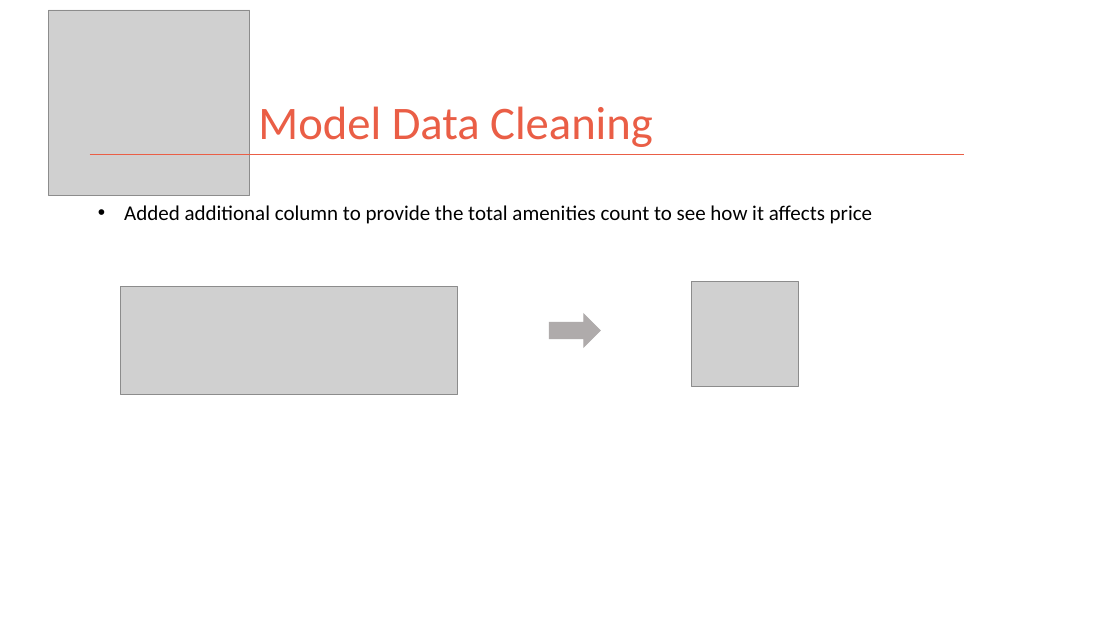
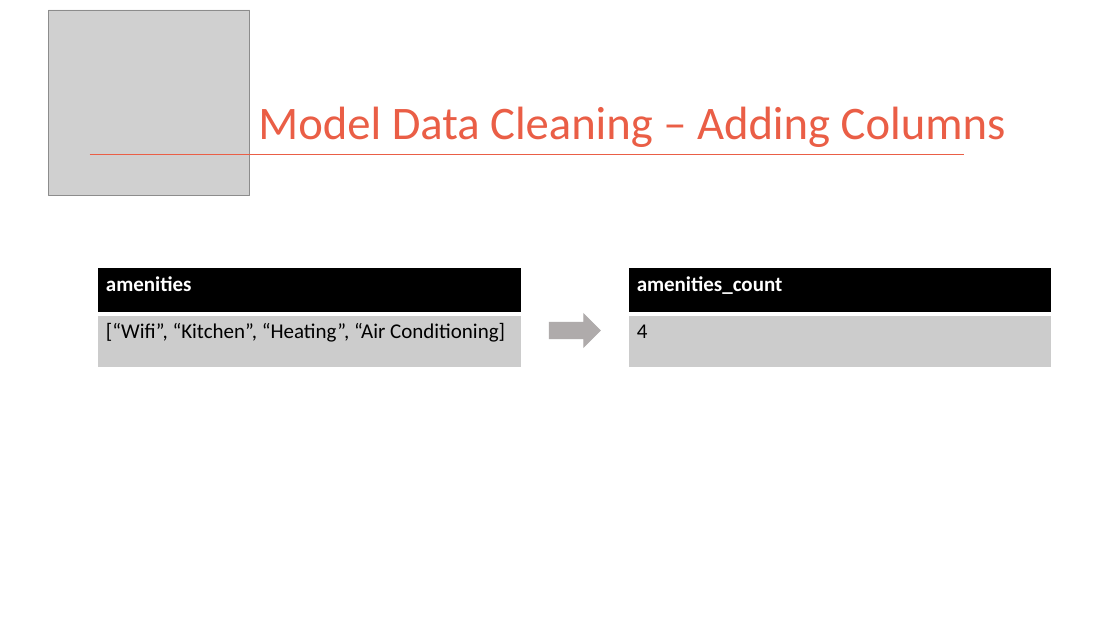
Before and after one commit to kman4/AirbnbPredictions, a slide deck: slide 2 of Airbnb Price Predictions (Model).pptx. Drawn at 1120x630 pixels with LibreOffice and Linux fonts; fonts in the diff are those of the drawing; grey boxes stand for pictures. Boxes give left, top, right and bottom in pixels: in the first picture for what was removed or moved away, otherwise in the second. Text is boxed around its words. In the diff, an @@ line names an element or a change of style, - is before the commit and + after.

```diff
--- a/Airbnb Price Predictions (Model).pptx
+++ b/Airbnb Price Predictions (Model).pptx
@@ title at box(258, 106, 1006, 147): text changed @@
-Model Data Cleaning
+Model Data Cleaning – Adding Columns
@@ text removed at box(124, 205, 872, 224) @@
-• Added additional column to provide the total amenities count to see how it affects price
@@ table added at box(97, 267, 521, 367), 2 rows, 1 columns @@
+amenities
+[“Wifi”, “Kitchen”, “Heating”, “Air Conditioning]
@@ table added at box(628, 267, 1052, 367), 2 rows, 1 columns @@
+amenities_count
+4
@@ picture removed at box(120, 287, 458, 395) @@
@@ picture removed at box(692, 282, 799, 386) @@
```
Also in this commit, not shown: 2 other slides changed, 1 slide removed, 4 other files.
